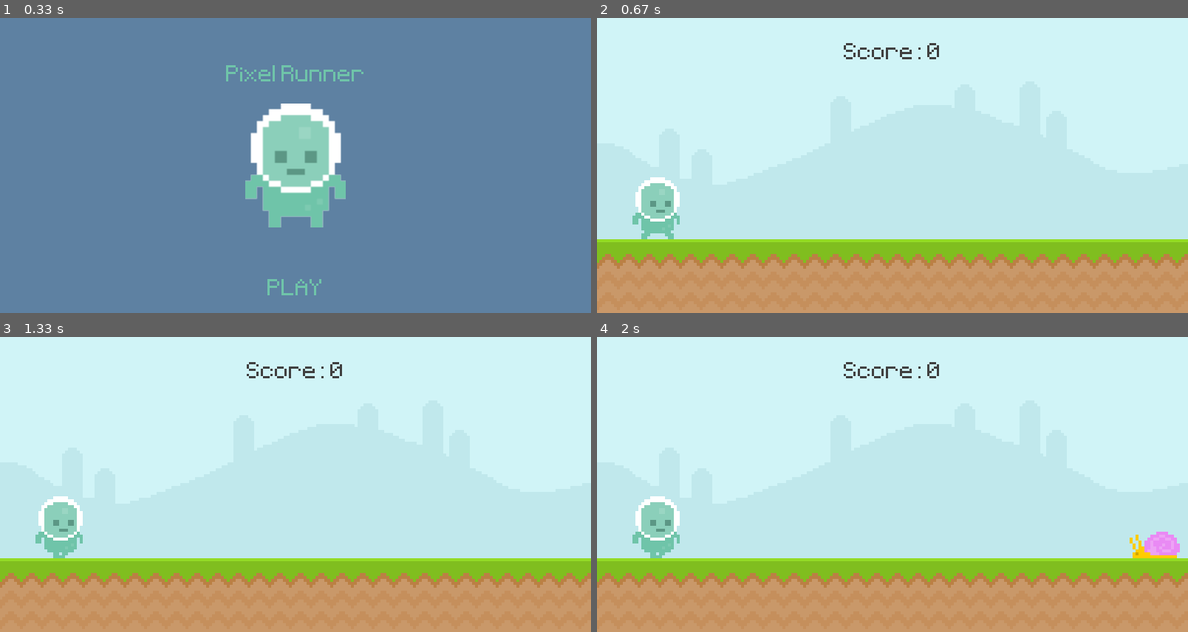
Above: before the commit, frames 1-4 (two rows, left to right).
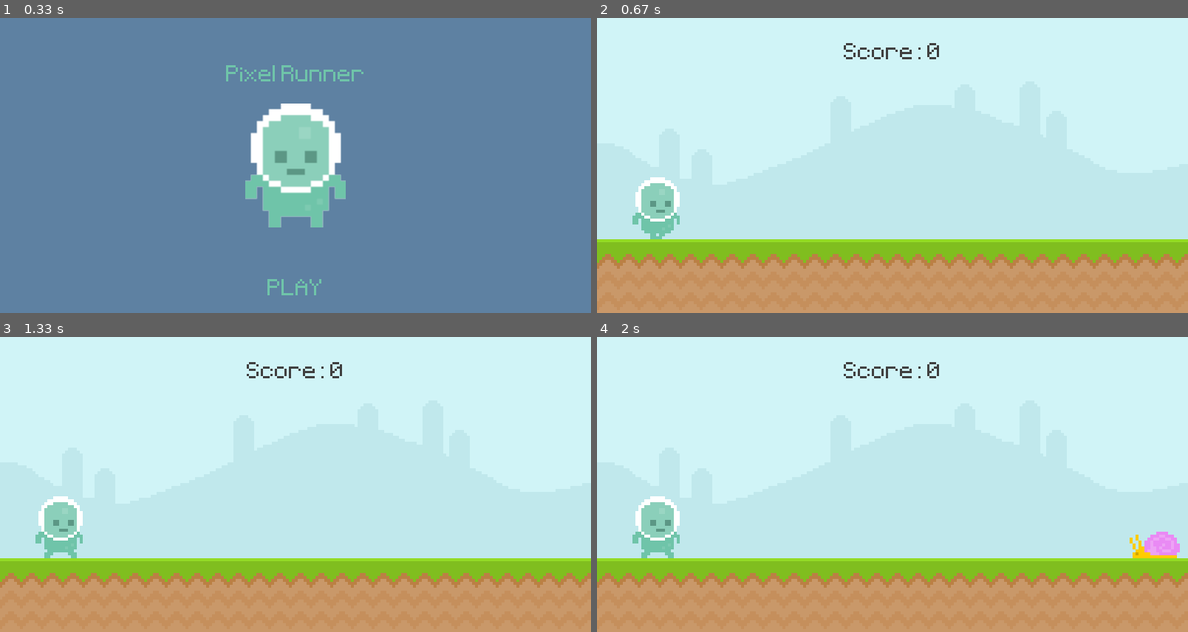
Above: after the commit, the same moments.

Repository: will-s-h/treehacks
Game: pygame game, started from UltimatePygameIntro/edited.py
Two runs of this game, one before a commit and one after it. Both use one fixed random seed, a clock stepped at 60 frames per second and the inputs below.
Inputs (mouse positions are in pixels of both pictures, inside the frame that each line leads up to):
- Up to frame 1 (0.33 s): no input
- Up to frame 2 (0.67 s): click "PLAY" at 0.38 s
- Up to frame 3 (1.33 s): hold Esc 0.67-1.13 s; hold Up 0.67-1.13 s; click "PLAY" at 1.22 s
- Up to frame 4 (2 s): click (656, 525) at 1.55 s

Frame 1 is identical in both runs. In frame 2, less than 0.1% of the frame differs, in the area x 7-13%, y 73-75%; in frame 3, less than 0.1%; in frame 4, less than 0.1%.

Commit message:
level structure

Diff:
--- a/UltimatePygameIntro/edited.py
+++ b/UltimatePygameIntro/edited.py
@@ -1,9 +1,8 @@
 import pygame
 from sys import exit
-import text
+import levels
 import textbox
 from random import randint, choice
-
 
 class Player(pygame.sprite.Sprite):
     def __init__(self):
@@ -48,7 +47,7 @@
             info.append((obstacle.rect.x, obstacle.rect.y, obstacle.type))
 
         try:
-            jump = self.custom(info)
+            jump = self.custom(self.rect.x, self.rect.y, info)
         except:
             pass
 
@@ -107,7 +106,6 @@
         if self.rect.x <= -100:
             self.kill()
 
-
 def display_score():
     current_time = int(pygame.time.get_ticks() / 1000) - start_time
     score_surf = test_font.render(f'Score: {current_time}',False,(64,64,64))
@@ -155,7 +153,6 @@
 pygame.display.set_caption('Runner')
 clock = pygame.time.Clock()
 test_font = pygame.font.Font('./font/Pixeltype.ttf', 50)
-initial_screen = True
 game_active = False
 start_time = 0
 score = 0
@@ -223,96 +220,106 @@
 fly_animation_timer = pygame.USEREVENT + 3
 pygame.time.set_timer(fly_animation_timer,200)
 
+# custom code
+pygame.key.set_repeat(500, 25)
 code = textbox.TextInputBox(x=10, y=10, font_family="monospace", font_size=20, max_width=780, max_height=380)
+level = 0
 
 while True:
-	events = pygame.event.get()
-
-	# allows typing in text box
-	if not game_active and not initial_screen:
-		code.update(events)
-
-	for event in events:
-		if event.type == pygame.QUIT:
-			pygame.quit()
-			exit()
-
-		if game_active:
-			if event.type == pygame.MOUSEBUTTONDOWN:
-				if player_rect.collidepoint(event.pos) and player_rect.bottom >= 300:
-					player_gravity = -20
-
-			if event.type == pygame.KEYDOWN:
-				if event.key == pygame.K_SPACE and player_rect.bottom >= 300:
-					player_gravity = -20
-
-			if event.type == pygame.KEYDOWN and event.key == pygame.K_ESCAPE:
-				game_active = False
-
-		else:
-			# click play button
-			if event.type == pygame.MOUSEBUTTONDOWN:
-				if event.pos[0] in range(game_message_rect.centerx - game_message_rect.width // 2, game_message_rect.centerx + game_message_rect.width // 2) and \
-				   event.pos[1] in range(game_message_rect.centery - game_message_rect.height // 2, game_message_rect.centery + game_message_rect.height // 2):
-					game_active = True
-					start_time = int(pygame.time.get_ticks() / 1000)
-			player.update(obstacle_group, string=code.get_text())
-
-		if game_active:
-			if event.type == obstacle_timer:
-				obstacle_group.add(Obstacle(choice(['fly','snail','snail','snail'])))
-
-			if event.type == snail_animation_timer:
-				if snail_frame_index == 0: snail_frame_index = 1
-				else: snail_frame_index = 0
-				snail_surf = snail_frames[snail_frame_index]
-
-			if event.type == fly_animation_timer:
-				if fly_frame_index == 0: fly_frame_index = 1
-				else: fly_frame_index = 0
-				fly_surf = fly_frames[fly_frame_index]
-
-
-	if game_active:
-		initial_screen = False
-		screen.blit(sky_surface,(0,0))
-		screen.blit(ground_surface,(0,300))
-		score = display_score()
-
-		player.draw(screen)
-		player.update(obstacle_group)
-
-		obstacle_group.draw(screen)
-		obstacle_group.update()
-
-		# collision
-		game_active = collision_sprite()
-
-	else:
-		screen.fill((94,129,162))
-		if initial_screen:
-			screen.blit(player_stand,player_stand_rect)
-
-			score_message = test_font.render(f'Your score: {score}',False,(111,196,169))
-			score_message_rect = score_message.get_rect(center = (400,330))
-			screen.blit(game_name,game_name_rect)
-
-			screen.blit(game_message,game_message_rect)
-			# pygame.draw.rect(screen, (111,196,169), game_message_rect, 2)
-		else:
-			if len(text.text1) > text_counter:
-				pygame.event.post(pygame.event.Event(pygame.KEYDOWN, key=pygame.K_c, unicode=text.text1[text_counter]))
-				text_counter += 1
-			# display text
-			code.render(screen)
-
-			game_message = test_font.render('PLAY',False,(111,196,169))
-			game_message_rect = game_message.get_rect(center = (750,370))
-			screen.blit(game_message,game_message_rect)
-
-		obstacle_rect_list.clear()
-		player_rect.midbottom = (80,300)
-		player_gravity = 0
-
-	pygame.display.update()
-	clock.tick(60)
+    events = pygame.event.get()
+
+    # allows typing in text box
+    if not game_active and level != 0:
+        code.update(events)
+
+    for event in events:
+        if event.type == pygame.QUIT:
+            pygame.quit()
+            exit()
+
+        # player jump / player force quit
+        if game_active:
+            if event.type == pygame.MOUSEBUTTONDOWN:
+                if player_rect.collidepoint(event.pos) and player_rect.bottom >= 300:
+                    player_gravity = -20
+
+            if event.type == pygame.KEYDOWN:
+                if event.key == pygame.K_SPACE and player_rect.bottom >= 300:
+                    player_gravity = -20
+
+            # force quit to next level
+            if event.type == pygame.KEYDOWN and event.key == pygame.K_ESCAPE:
+                game_active = False
+                if level < len(levels.texts) - 1 and score >= levels.reqs[level]: level += 1
+
+        else:
+            # click play button
+            if event.type == pygame.MOUSEBUTTONDOWN:
+                if event.pos[0] in range(game_message_rect.centerx - game_message_rect.width // 2, game_message_rect.centerx + game_message_rect.width // 2) and \
+                   event.pos[1] in range(game_message_rect.centery - game_message_rect.height // 2, game_message_rect.centery + game_message_rect.height // 2):
+                    game_active = True
+                    start_time = int(pygame.time.get_ticks() / 1000)
+                    text_counter = 0
+                    player.update(obstacle_group, string=code.get_text())
+                    code.clear_text()
+
+        # add obstacles
+        if game_active:
+            if event.type == obstacle_timer:
+                obstacle_group.add(Obstacle(choice(['fly','snail','snail','snail'])))
+
+            if event.type == snail_animation_timer:
+                if snail_frame_index == 0: snail_frame_index = 1
+                else: snail_frame_index = 0
+                snail_surf = snail_frames[snail_frame_index]
+
+            if event.type == fly_animation_timer:
+                if fly_frame_index == 0: fly_frame_index = 1
+                else: fly_frame_index = 0
+                fly_surf = fly_frames[fly_frame_index]
+
+
+    if game_active:
+        screen.blit(sky_surface,(0,0))
+        screen.blit(ground_surface,(0,300))
+        score = display_score()
+
+        player.draw(screen)
+        player.update(obstacle_group)
+
+        obstacle_group.draw(screen)
+        obstacle_group.update()
+
+        # collision detection
+        game_active = collision_sprite()
+        if not game_active: # if killed, move to next level
+            if level < len(levels.texts) - 1 and score >= levels.reqs[level]: level += 1
+
+    else:
+        screen.fill((94,129,162))
+        if level == 0:
+            screen.blit(player_stand, player_stand_rect)
+
+            score_message = test_font.render(f'Your score: {score}',False,(111,196,169))
+            score_message_rect = score_message.get_rect(center = (400,330))
+            screen.blit(game_name,game_name_rect)
+            screen.blit(game_message,game_message_rect)
+        else:
+            if len(levels.texts[level]) > text_counter:
+                pygame.event.post(pygame.event.Event(pygame.KEYDOWN, key=pygame.K_c, unicode=levels.texts[level][text_counter]))
+                text_counter += 1
+
+            # display code
+            code.render(screen)
+
+            # new location for play button for level >= 0
+            game_message = test_font.render('PLAY',False,(111,196,169))
+            game_message_rect = game_message.get_rect(center = (750,370))
+            screen.blit(game_message, game_message_rect)
+
+        obstacle_rect_list.clear()
+        player_rect.midbottom = (80,300)
+        player_gravity = 0
+
+    pygame.display.update()
+    clock.tick(60)
--- /dev/null
+++ b/UltimatePygameIntro/levels.py
@@ -0,0 +1,24 @@
+# required score to reach the next level
+reqs = [10, 20, float('inf')]
+
+# text input
+texts = ['',
+
+'''# Good job on your first run! You did good, but what if you could play perfectly? Let's try writing some code to help out.
+
+# Below, you will see a function that has the player's x and y values as input, as well as info about each obstacle.
+
+# 'info' is a list of tuples of the form (x, y, type), where x and y are coordinates and type is a string like "snail".
+
+# The function should True if you wish to jump and False otherwise.
+
+# Give this a shot!
+
+def jump(x, y, info):
+    ''',
+
+'''# Great job coding! This is the last set level; try to see how far you can go!
+
+def jump(x, y, info):
+    '''
+]
--- a/UltimatePygameIntro/text.py
+++ /dev/null
@@ -1 +0,0 @@
-text1 = "Good job on your first run. You did good, but there is a better way to do this. Let's try writing some code to help out.\n\n"
